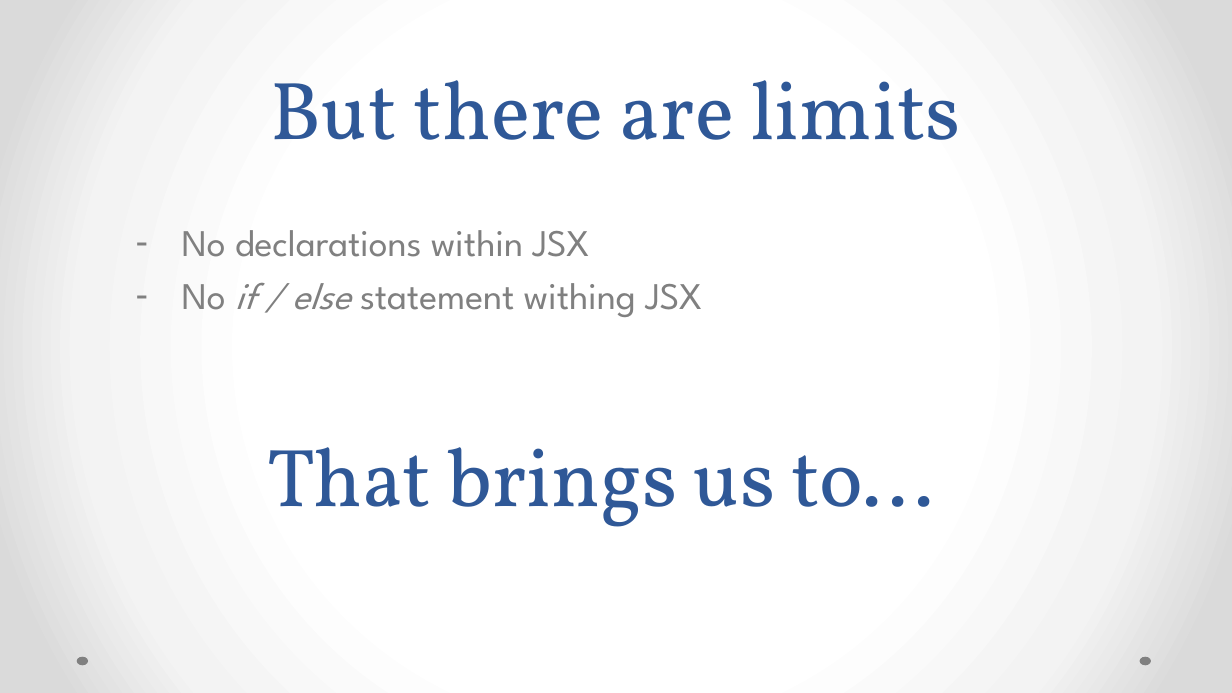
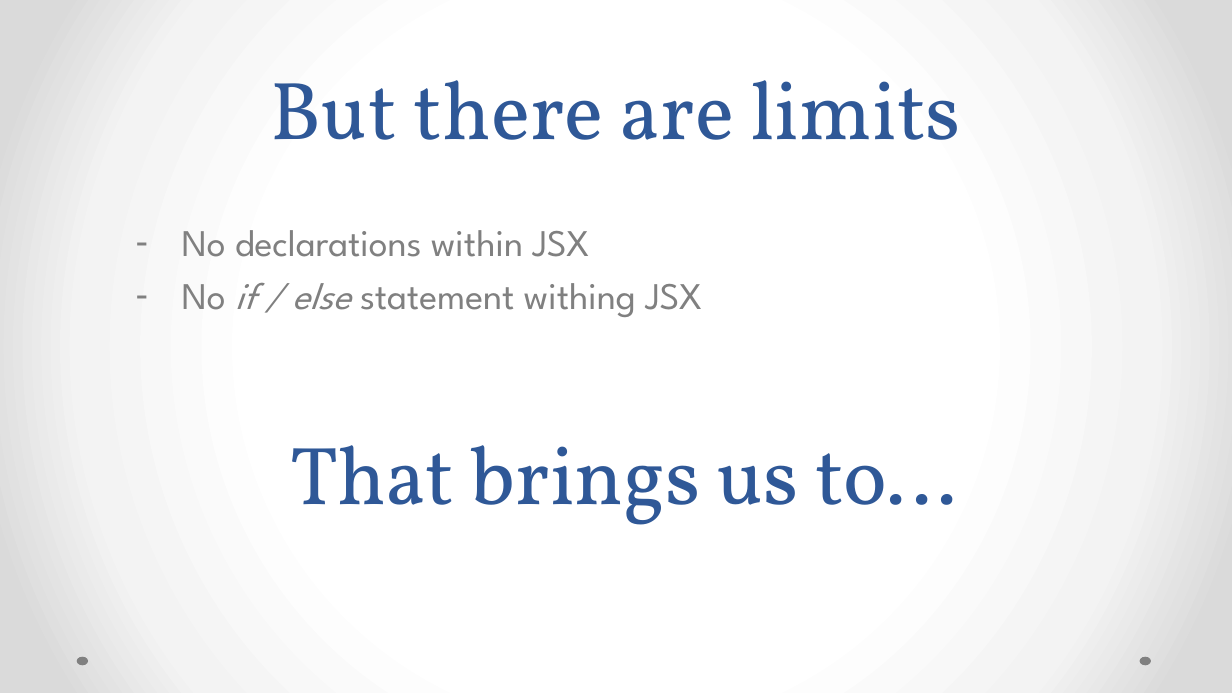
Before and after one commit to MirzaLeka/ReactLab, a slide deck: slide 15 of React js AP LAB.pptx. Drawn at 1232x693 pixels with LibreOffice and Linux fonts; fonts in the diff are those of the drawing. Boxes give left, top, right and bottom in pixels: in the first picture for what was removed or moved away, otherwise in the second. Text is boxed around its words. In the diff, an @@ line names an element or a change of style, - is before the commit and + after.

```diff
--- a/React js AP LAB.pptx
+++ b/React js AP LAB.pptx
@@ text "That brings us to...": place and size @@
-text "That brings us to..." at box(267, 447, 934, 527)
+text "That brings us to..." at box(291, 445, 957, 525)
```
Also in this commit, not shown: 16 other slides changed, 2 other files.
